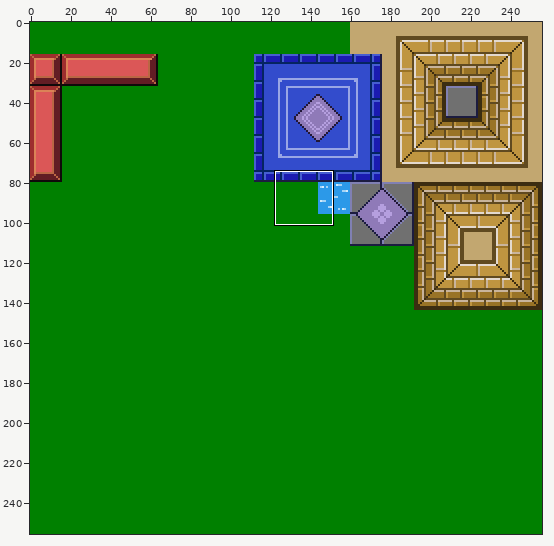
Pixel-art file, stored at resources/metatiles/dungeon-tiles.aseprite. The first picture is a wide view before the edit; the outline marks the close-up.
Close-up. As it was:
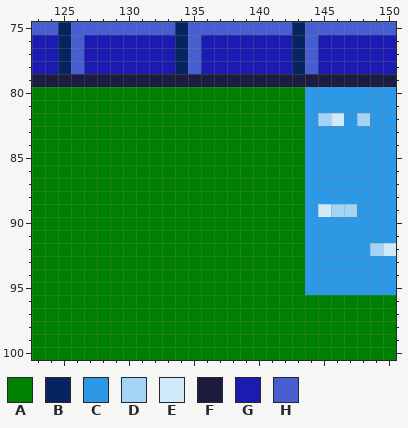
256x256 pixels, 1 frame. Shown: x 123..150, y 75..100.
Visible layers, top first: "Top", "Wall Corners", "Vertical Walls", "Horizontal Walls", "Flair", "Background".
Palette (. is transparent): A #008000  B #052461  C #2c99e8  D #a3d3f5  E #d1eafa  F #1c1c40  G #1b1bb1  H #475ed1
Pixels before, first column x 123:
 75 HHBHHHHHHHHBHHHHHHHHBHHHHHHH
 76 GGBHGGGGGGGBHGGGGGGGBHGGGGGG
 77 GGBHGGGGGGGBHGGGGGGGBHGGGGGG
 78 GGBHGGGGGGGBHGGGGGGGBHGGGGGG
 79 FFFFFFFFFFFFFFFFFFFFFFFFFFFF
 80 AAAAAAAAAAAAAAAAAAAAACCCCCCC
 81 AAAAAAAAAAAAAAAAAAAAACCCCCCC
 82 AAAAAAAAAAAAAAAAAAAAACDECDCC
 83 AAAAAAAAAAAAAAAAAAAAACCCCCCC
 84 AAAAAAAAAAAAAAAAAAAAACCCCCCC
 85 AAAAAAAAAAAAAAAAAAAAACCCCCCC
 86 AAAAAAAAAAAAAAAAAAAAACCCCCCC
 87 AAAAAAAAAAAAAAAAAAAAACCCCCCC
 88 AAAAAAAAAAAAAAAAAAAAACCCCCCC
 89 AAAAAAAAAAAAAAAAAAAAACEDDCCC
 90 AAAAAAAAAAAAAAAAAAAAACCCCCCC
 91 AAAAAAAAAAAAAAAAAAAAACCCCCCC
 92 AAAAAAAAAAAAAAAAAAAAACCCCCDE
 93 AAAAAAAAAAAAAAAAAAAAACCCCCCC
 94 AAAAAAAAAAAAAAAAAAAAACCCCCCC
 95 AAAAAAAAAAAAAAAAAAAAACCCCCCC
 96 AAAAAAAAAAAAAAAAAAAAAAAAAAAA
 97 AAAAAAAAAAAAAAAAAAAAAAAAAAAA
 98 AAAAAAAAAAAAAAAAAAAAAAAAAAAA
 99 AAAAAAAAAAAAAAAAAAAAAAAAAAAA
100 AAAAAAAAAAAAAAAAAAAAAAAAAAAA
And afterwards:
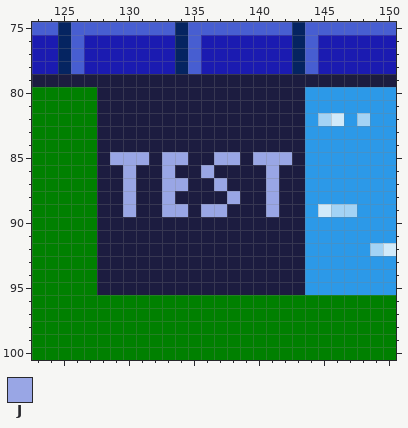
Colours new in this view: J #99a6e5
Difference:
Changed rows in their new state; - is an unchanged pixel.
Layer "Background":
first column x 128:
 80 FFFFFFFFFFFFFFFF
 81 FFFFFFFFFFFFFFFF
 82 FFFFFFFFFFFFFFFF
 83 FFFFFFFFFFFFFFFF
 84 FFFFFFFFFFFFFFFF
 85 FJJJFJJFFJJFJJJF
 86 FFJFFJFFJFFFFJFF
 87 FFJFFJJFFJFFFJFF
 88 FFJFFJFFFFJFFJFF
 89 FFJFFJJFJJFFFJFF
 90 FFFFFFFFFFFFFFFF
 91 FFFFFFFFFFFFFFFF
 92 FFFFFFFFFFFFFFFF
 93 FFFFFFFFFFFFFFFF
 94 FFFFFFFFFFFFFFFF
 95 FFFFFFFFFFFFFFFF
Pixel boxes of the changes (left, top, right, bottom) in both close-ups:
changed: (97, 87, 305, 295)
